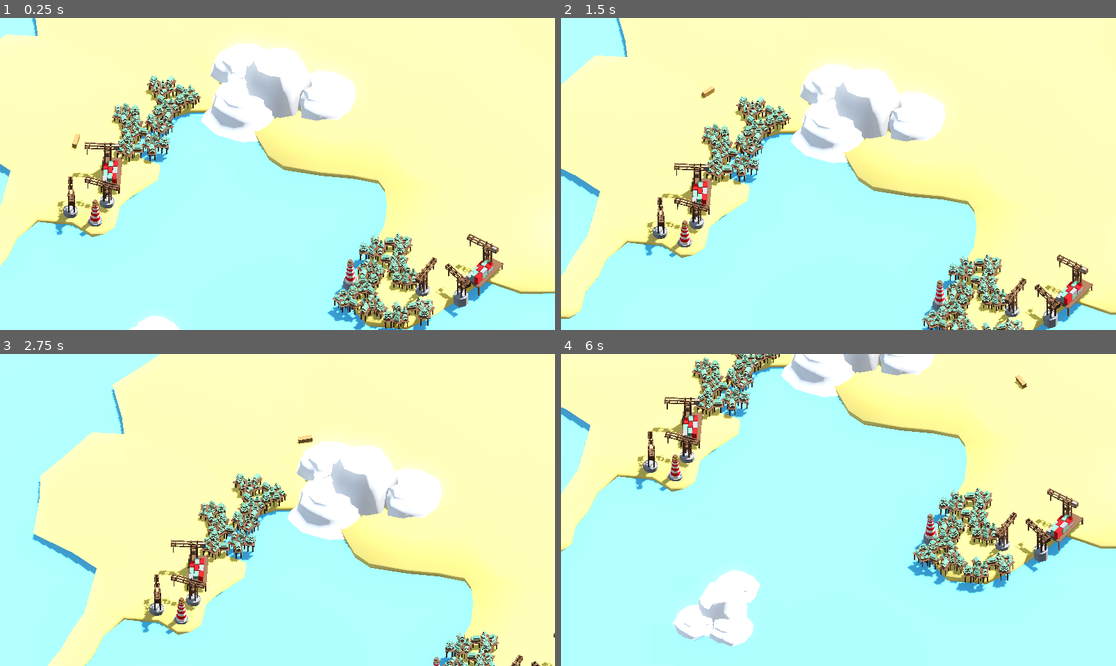
Above: before the commit, frames 1-4 (two rows, left to right).
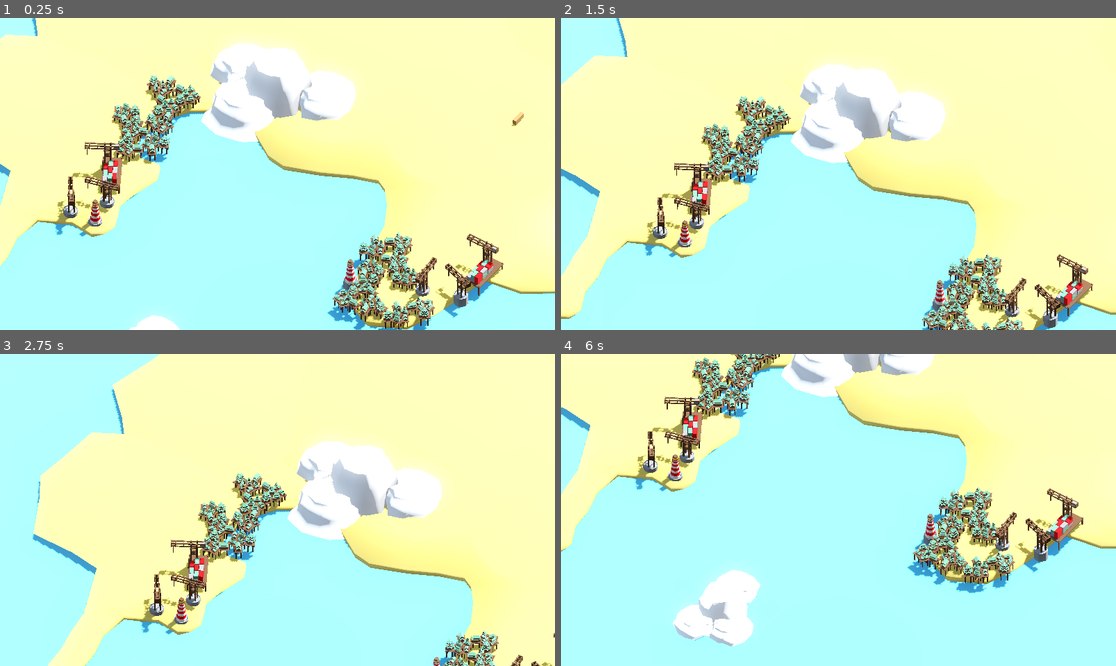
Above: after the commit, the same moments.

Repository: Nathan-Projets/gmtk-2025
Game: Godot game, scene res://levels/main.tscn
The game is run twice, just before and just after one commit, with the same random seed, the same clock (stepped at 60 frames per second) and the same inputs. This scene is started directly instead of the project's main scene.
Inputs (mouse positions are in pixels of both pictures, inside the frame that each line leads up to):
- Up to frame 1 (0.25 s): no input
- Up to frame 2 (1.5 s): tap Enter at 0.5 s; move the mouse to (960, 158) at 0.52 s; click (960, 158) at 0.67 s; tap Space at 1.25 s; drag from (727, 189) to (810, 236) at 1.27 s
- Up to frame 3 (2.75 s): move the mouse to (333, 441) at 2.02 s; click (333, 441) at 2.17 s
- Up to frame 4 (6 s): drag from (810, 572) to (672, 463) at 2.77 s; tap Enter at 3.5, 5 s; move the mouse to (1005, 556) at 3.52 s; click (1005, 556) at 3.67 s; tap Space at 4.25, 5.75 s; drag from (672, 463) to (755, 432) at 4.27 s; move the mouse to (866, 510) at 5.02 s; click (866, 510) at 5.17 s; drag from (755, 432) to (727, 525) at 5.77 s

The runs differ from the first frame. In frame 1, 0.1% of the frame differs, in the area x 12-95%, y 30-43%; in frame 2, less than 0.1%; in frame 3, less than 0.1%; in frame 4, less than 0.1%.

Commit message:
fix: bad local computation for switching path

Diff:
--- a/levels/main.tscn
+++ b/levels/main.tscn
@@ -1,7 +1,8 @@
-[gd_scene load_steps=11 format=3 uid="uid://cr8qotc4rn50p"]
+[gd_scene load_steps=13 format=3 uid="uid://cr8qotc4rn50p"]
 
 [ext_resource type="PackedScene" uid="uid://ijowhrbicyp" path="res://scenes/map.tscn" id="1_wdj6m"]
 [ext_resource type="PackedScene" uid="uid://chwmmha3vnd68" path="res://scenes/track.tscn" id="2_wdj6m"]
+[ext_resource type="PackedScene" uid="uid://dk5j88gdto58j" path="res://scenes/switch.tscn" id="3_ifaiv"]
 [ext_resource type="PackedScene" uid="uid://dvu5qvc2navpw" path="res://scenes/train.tscn" id="3_l8qe7"]
 [ext_resource type="Script" uid="uid://b77s3yobngmtj" path="res://levels/camera.gd" id="5_ifaiv"]
 
@@ -32,6 +33,13 @@
 }
 point_count = 21
 
+[sub_resource type="Curve3D" id="Curve3D_ifaiv"]
+_data = {
+"points": PackedVector3Array(0, 0, 0, 0, 0, 0, 0.836792, 0, 0.366875, 0, 0, 0, 0, 0, 0, -74.1539, -0.565872, -15.59, 0, 0, 0, 0, 0, 0, -130.203, -4.88086, -64.9719, 0, 0, 0, 0, 0, 0, -178.752, -5.63206, -152.414, 0, 0, 0, 0, 0, 0, -247.953, -3.99451, -164.389, 0, 0, 0, 0, 0, 0, -317.198, -3.28494, -130.406, 0, 0, 0, 0, 0, 0, -387.271, -4.13347, -130.394, 0, 0, 0, 0, 0, 0, -419.487, 1.42287, -203.494, 0, 0, 0, 0, 0, 0, -516.029, -1.03311, -244.252, 0, 0, 0, 0, 0, 0, -592.784, -2.98226, -187.862, 0, 0, 0, 0, 0, 0, -626.27, 0.449669, -86.7796, 0, 0, 0, 0, 0, 0, -594.473, -5.25935, 34.8035, 0, 0, 0, 0, 0, 0, -574.851, -2.9828, 108.301, 0, 0, 0, 0, 0, 0, -573.336, -6.01043, 182.822, 0, 0, 0, 0, 0, 0, -485.27, -5.55002, 249.104, 0, 0, 0, 0, 0, 0, -373.274, -6.32553, 255.894, 0, 0, 0, 0, 0, 0, -284.685, -3.61366, 249.442, 0, 0, 0, 0, 0, 0, -155.459, -0.223572, 310.045),
+"tilts": PackedFloat32Array(0, 0, 0, 0, 0, 0, 0, 0, 0, 0, 0, 0, 0, 0, 0, 0, 0, 0)
+}
+point_count = 18
+
 [node name="Main" type="Node3D"]
 
 [node name="WorldEnvironment" type="WorldEnvironment" parent="."]
@@ -55,13 +63,13 @@
 transform = Transform3D(-0.0861299, 0, -0.996284, 0, 1, 0, 0.996284, 0, -0.0861299, -623.433, 75.8294, 633.102)
 curve = SubResource("Curve3D_m1504")
 
+[node name="Track2" parent="tracks" instance=ExtResource("2_wdj6m")]
+transform = Transform3D(-0.0861299, 0, -0.996284, 0, 1, 0, 0.996284, 0, -0.0861299, -165.073, 79.17, 474.458)
+curve = SubResource("Curve3D_ifaiv")
+
 [node name="Train" parent="." node_paths=PackedStringArray("current_track") instance=ExtResource("3_l8qe7")]
 transform = Transform3D(0.998306, 0, 0.0581739, 0, 1, 0, -0.0581739, 0, 0.998306, -620.08, 77.9914, 573.135)
-current_track = NodePath("../tracks/Track")
-stats = {
-"SPEED": 100.0,
-"TORQUE": 10.0
-}
+current_track = NodePath("../tracks/Track2")
 
 [node name="Anchor" type="Node3D" parent="."]
 transform = Transform3D(1, 0, 0, 0, 1, 0, 0, 0, 1, -394.57, -3.05176e-05, 509.721)
@@ -72,3 +80,16 @@
 projection = 1
 current = true
 size = 352.435
+
+[node name="Switch" parent="." node_paths=PackedStringArray("turnout") instance=ExtResource("3_ifaiv")]
+transform = Transform3D(3, 0, 0, 0, 3, 0, 0, 0, 3, -165.436, 79.17, 475.745)
+monitoring = false
+comparator = 3
+turnout = NodePath("../tracks/Track2")
+no_comparison = true
+
+[node name="Switch2" parent="." node_paths=PackedStringArray("turnout") instance=ExtResource("3_ifaiv")]
+transform = Transform3D(3, 0, 0, 0, 3, 0, 0, 0, 3, -459.758, 79.2481, 290.762)
+monitoring = false
+turnout = NodePath("../tracks/Track")
+no_comparison = true
--- a/scenes/switch.gd
+++ b/scenes/switch.gd
@@ -2,7 +2,7 @@
 
 @export var source: Train.Stats = Train.Stats.SPEED
 @export var comparator: Comparator = Comparator.EQUAL
-@export var target_value: Variant = 0.0
+@export var target_value: float = 0.0
 @export var turnout: Path3D = null
 @export var no_comparison: bool = false
 
@@ -15,7 +15,12 @@
 	LESS_EQUAL
 }
 
-func evaluate(stat: Variant) -> bool:
+func evaluate(stat: float) -> bool:
+	print("evaluate for stat:", stat)
+	print("target_value is:", target_value)
+	if no_comparison:
+		print("no comparison to do")
+		return true
 	match comparator:
 		Comparator.EQUAL:
 			return stat == target_value
@@ -24,6 +29,7 @@
 		Comparator.GREATER:
 			return stat > target_value
 		Comparator.GREATER_EQUAL:
+			print("GREATER_EQUAL:", stat >= target_value)
 			return stat >= target_value
 		Comparator.LESS:
 			return stat < target_value
--- a/scenes/switch.tscn
+++ b/scenes/switch.tscn
@@ -3,6 +3,7 @@
 [ext_resource type="Script" uid="uid://c5ov4iucfhwlq" path="res://scenes/switch.gd" id="1_1i7pn"]
 
 [sub_resource type="SphereShape3D" id="SphereShape3D_kxpdx"]
+radius = 1.0
 
 [node name="Switch" type="Area3D"]
 script = ExtResource("1_1i7pn")
--- a/scenes/track.gd
+++ b/scenes/track.gd
@@ -1,10 +1,12 @@
 @tool
-extends Path3D
+class_name Track extends Path3D
 
 @export var distance_between_planks = 1.0:
 	set(value):
 		distance_between_planks = value
 		is_dirty = true
+
+@onready var path_follow_3d: PathFollow3D = $PathFollow3D
 
 var is_dirty = false
 
@@ -38,3 +40,6 @@
 
 func _on_curve_changed() -> void:
 	is_dirty = true
+
+func get_path_follow() -> PathFollow3D:
+	return path_follow_3d
--- a/scenes/train.gd
+++ b/scenes/train.gd
@@ -34,15 +34,11 @@
 
 func change_track(track: Path3D) -> void:
 	current_track = track
-	var path_local_space = global_position - current_track.global_position
+
+	var path_local_space = current_track.to_local(global_position)
 	var closest_offset = current_track.curve.get_closest_offset(path_local_space)
 
-	# for now there is only a PathFollow3D in the current_track,
-	# so no need to search for it but careful in the future
-	for child in current_track.get_children():
-		if child is PathFollow3D:
-			track_follow = child
-			break
+	track_follow = (current_track as Track).get_path_follow()
 	track_follow.progress = closest_offset
 	global_transform = track_follow.global_transform
 
@@ -50,6 +46,9 @@
 	if area is not Switch:
 		return
 	var switch: Switch = area
+	if switch.turnout == current_track:
+		# already on the same track it wants me to change so no need to do anything
+		return
 	var stat = get_stat(switch.get_source())
 	if stat != null and switch.evaluate(stat):
 		change_track(switch.turnout)
